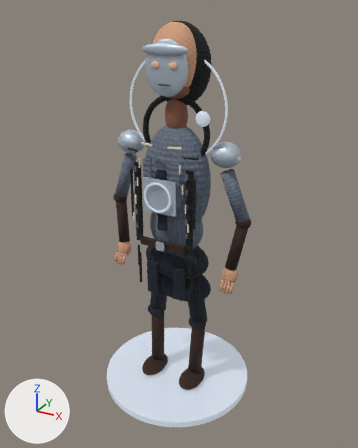
Before and after pictures for a commit that changed the glTF model apps/client/public/assets/characters/iron-oracle/iron-oracle.glb.
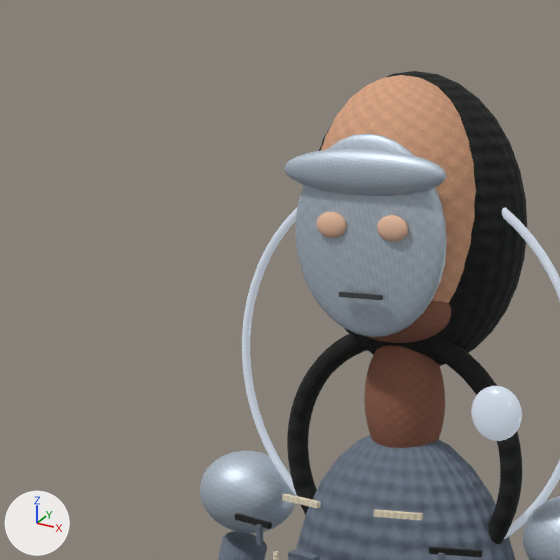
The first picture shows the older version from a 50 mm camera at (1.164, -2.091, 1.99) aimed at (0.011, 0.006, 0.941). The close-ups show the older and then the newer version on the part from 17% to 62% of the width and 0% to 36% of the height of that picture. Only the edits that show in the close-ups are written down. Arrows for +X, +Y and +Z are at lower left; the lights stay in place. Where no turn or scale is listed for an object, it has been applied to the vertices.

Objects in the first close-up: 'iron-oracle_head', 'iron-oracle_hood_back', 'iron-oracle_iron_brow_plate', 'iron-oracle_iron_mask', 'iron-oracle_jaw_plane', 'iron-oracle_left_lens', 'iron-oracle_left_shoulder', 'iron-oracle_neck', 'iron-oracle_observer_orbit', 'iron-oracle_raised_collar', 'iron-oracle_ribcage', 'iron-oracle_right_lens', 'iron-oracle_right_shoulder', 'iron-oracle_sensor_core' and 10 more.
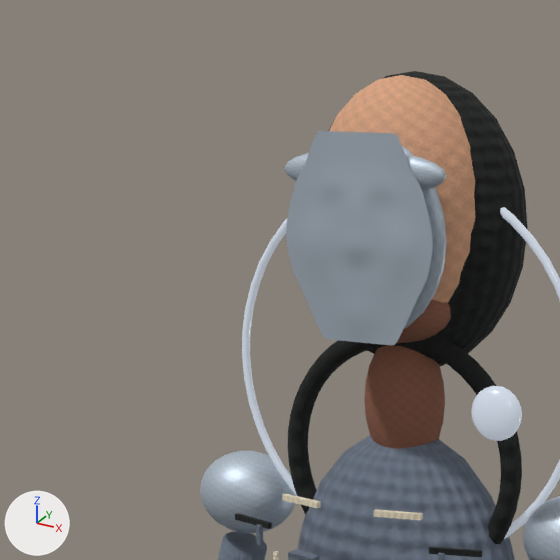
Edits to the scene script, one JSON object a line:
```json
{"op": "add", "block": "img_albedo_009", "code": ["img_albedo_009 = load_image('albedo.009', '_unpacked/albedo.009', 256, 256, 'sRGB')"]}
{"op": "add", "block": "img_roughness_009", "code": ["img_roughness_009 = load_image('roughness.009', '_unpacked/roughness.009', 256, 256, 'Non-Color')"]}
{"block": "mat_soft_eye_glass", "where": "n2 = _N.new('ShaderNodeTexImage'); n2.name = 'Image Texture'"}
{"op": "set", "path": "n2.image", "old": "img_albedo_008", "new": "img_albedo_009"}
{"block": "mat_soft_eye_glass", "where": "n5 = _N.new('ShaderNodeTexImage'); n5.name = 'Image Texture.001'"}
{"op": "set", "path": "n5.image", "old": "img_roughness_008", "new": "img_roughness_009"}
{"op": "add", "block": "me_iron_oracle_mask_sculpt_mesh_006", "code": ["me_iron_oracle_mask_sculpt_mesh_006 = bpy.data.meshes.new('iron-oracle_mask_sculpt_mesh.006')", "me_iron_oracle_mask_sculpt_mesh_006.from_pydata(...)  # 1485 vertices, 2816 faces; spans x -0.108..0.108, y -0.13..-0.121, z 1.607..1.863", "me_iron_oracle_mask_sculpt_mesh_006.materials.append(mat_iron_oracle_aged_metal)"]}
{"op": "add", "block": "ob_iron_oracle_mask_sculpt_surface", "code": ["ob_iron_oracle_mask_sculpt_surface = bpy.data.objects.new('iron-oracle_mask_sculpt_surface', me_iron_oracle_mask_sculpt_mesh_006)", "ob_iron_oracle_mask_sculpt_surface.location = (0.0, 0.0, 0.0)"]}
```

Boxes [x1, y1, x2, y2] around the edits, measured in the close-ups (560 x 560 px):
```json
{"object": "iron-oracle_mask_sculpt_surface", "change": "added", "after": [286, 131, 433, 345]}
{"object": "iron-oracle_right_lens", "change": "surface changed", "before": [377, 215, 408, 242], "after": [377, 215, 408, 242]}
{"object": "iron-oracle_left_lens", "change": "surface changed", "before": [317, 212, 346, 238], "after": [317, 212, 346, 238]}
{"object": "iron-oracle_iron_mask", "change": "unchanged, covered by the edit", "before": [295, 134, 447, 337], "after": [402, 146, 447, 328]}
{"object": "iron-oracle_iron_brow_plate", "change": "unchanged, covered by the edit", "before": [284, 148, 446, 196], "after": [284, 153, 446, 191]}
```
